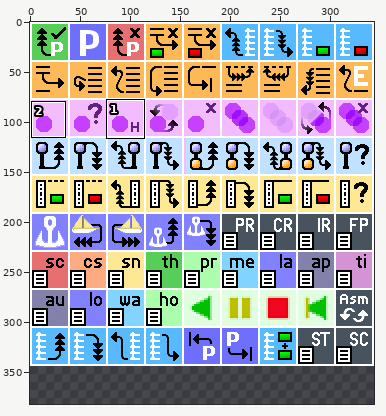
Edited in one commit: sprite sheet (vvm/core/vdebug/graphics/vdebug_icons.png). Above: a wide view before the commit, with the close-up outlined.
Close-up. The starting point:
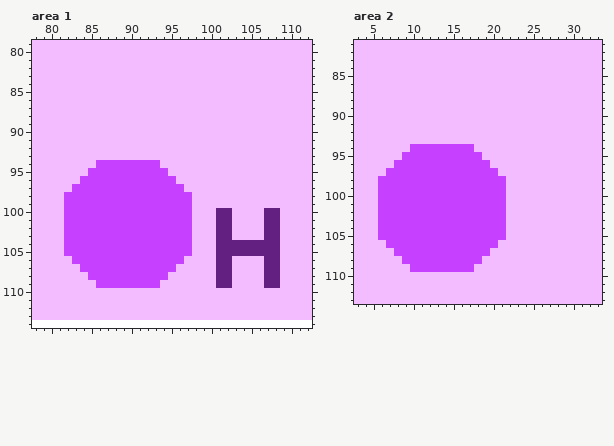
The file is 344x344 pixels. Colours within 5 levels of each other are drawn and written as one. Shown: area 1: x 78..112, y 79..114; area 2: x 3..33, y 81..113. The old version is drawn lined up with the new one, on the new canvas. The commit also changed other parts of the picture, which this record leaves out.
New version:
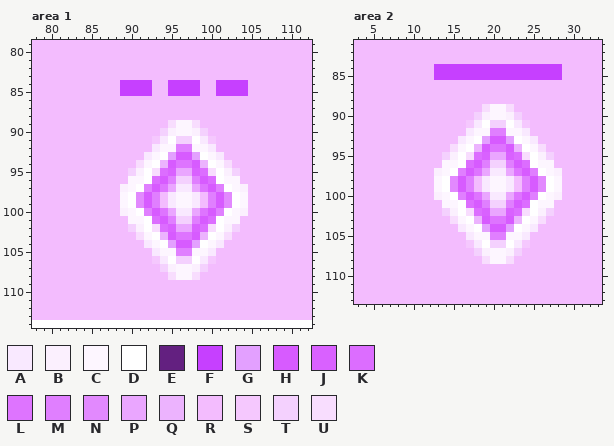
Palette (. is transparent): A #f9e9ff  B #fbf0fe  C #fdf6ff  D #ffffff  E #632080  F #c640ff  G #e3a0ff  H #d75bff  J #d961ff  K #dc6dff  L #de74ff  M #e07fff  N #e289fe  P #eaa6ff  Q #ecb3fe  R #f3bcfe  S #f5c8fe  T #f4d1fe  U #f8ddfe
From old to new:
canvas 344x344 -> 344x382
Area 1:
y 84..85: x 89..92 RRRR -> FFFF; x 95..98 RRRR -> FFFF; x 101..104 RRRR -> FFFF
y 89: x 95..98 RRRR -> UCCU
y 90: x 94..99 RRRRRR -> TBCCBT
y 91: x 93..100 RRRRRRRR -> SADTTDAS
y 92: x 93..100 RRRRRRRR -> ACCMMCCA
y 93: x 92..101 RRRRRRRRRR -> ACDGHHGDCA
y 94: x 86..102 FFFFFFFFRRRRRRRRR -> RRRRRUCDQHLLHQDCU
y 95: x 85..103 FFFFFFFFFFRRRRRRRRR -> RRRRRTBDUKJPPJKUDBT
y 96: x 84..103 FFFFFFFFFFFFRRRRRRRR -> RRRRRRCCDKHMTTMHKDCC
y 97: x 83..104 FFFFFFFFFFFFFFRRRRRRRR -> RRRRRRBCDMHLPAAPLHMDCB
y 98..99: x 82..98 FFFFFFFFFFFFFFFFR -> RRRRRRRCDNHMRACCA; x 100..104 RRRRR -> MHNDC
y 100: x 82..104 FFFFFFFFFFFFFFFFRRREERR -> RRRRRRRBCDMHLPAAPLHMDCB; x 107..108 EE -> RR
y 101: x 82..103 FFFFFFFFFFFFFFFFRRREER -> RRRRRRRRCCDKHMTTMHKDCC; x 107..108 EE -> RR
y 102: x 82..103 FFFFFFFFFFFFFFFFRRREER -> RRRRRRRRTBDUKJPPJKUDBT; x 107..108 EE -> RR
y 103: x 82..102 FFFFFFFFFFFFFFFFRRREE -> RRRRRRRRRUCDQHLLHQDCU; x 107..108 EE -> RR
y 104: x 82..108 FFFFFFFFFFFFFFFFRRREEEEEEEE -> RRRRRRRRRRACDGHHGDCARRRRRRR
y 105: x 82..108 FFFFFFFFFFFFFFFFRRREEEEEEEE -> RRRRRRRRRRRACCMMCCARRRRRRRR
y 106: x 83..102 FFFFFFFFFFFFFFRRRREE -> RRRRRRRRRRSADTTDASRR; x 107..108 EE -> RR
y 107: x 84..99 FFFFFFFFFFFFRRRR -> RRRRRRRRRRTBCCBT; x 101..102 EE -> RR; x 107..108 EE -> RR
y 108: x 85..98 FFFFFFFFFFRRRR -> RRRRRRRRRRUCCU; x 101..102 EE -> RR; x 107..108 EE -> RR
y 109: x 86..93 FFFFFFFF -> RRRRRRRR; x 101..102 EE -> RR; x 107..108 EE -> RR
Area 2:
y 84..85: x 13..28 RRRRRRRRRRRRRRRR -> FFFFFFFFFFFFFFFF
y 89: x 19..22 RRRR -> UCCU
y 90: x 18..23 RRRRRR -> TBCCBT
y 91: x 17..24 RRRRRRRR -> SADTTDAS
y 92: x 17..24 RRRRRRRR -> ACCMMCCA
y 93: x 16..25 RRRRRRRRRR -> ACDGHHGDCA
y 94: x 10..26 FFFFFFFFRRRRRRRRR -> RRRRRUCDQHLLHQDCU
y 95: x 9..27 FFFFFFFFFFRRRRRRRRR -> RRRRRTBDUKJPPJKUDBT
y 96: x 8..27 FFFFFFFFFFFFRRRRRRRR -> RRRRRRCCDKHMTTMHKDCC
y 97: x 7..28 FFFFFFFFFFFFFFRRRRRRRR -> RRRRRRBCDMHLPAAPLHMDCB
y 98..99: x 6..22 FFFFFFFFFFFFFFFFR -> RRRRRRRCDNHMRACCA; x 24..28 RRRRR -> MHNDC
y 100: x 6..28 FFFFFFFFFFFFFFFFRRRRRRR -> RRRRRRRBCDMHLPAAPLHMDCB
y 101: x 6..27 FFFFFFFFFFFFFFFFRRRRRR -> RRRRRRRRCCDKHMTTMHKDCC
y 102: x 6..27 FFFFFFFFFFFFFFFFRRRRRR -> RRRRRRRRTBDUKJPPJKUDBT
y 103: x 6..26 FFFFFFFFFFFFFFFFRRRRR -> RRRRRRRRRUCDQHLLHQDCU
y 104: x 6..25 FFFFFFFFFFFFFFFFRRRR -> RRRRRRRRRRACDGHHGDCA
y 105: x 6..24 FFFFFFFFFFFFFFFFRRR -> RRRRRRRRRRRACCMMCCA
y 106: x 7..24 FFFFFFFFFFFFFFRRRR -> RRRRRRRRRRSADTTDAS
y 107: x 8..23 FFFFFFFFFFFFRRRR -> RRRRRRRRRRTBCCBT
y 108: x 9..22 FFFFFFFFFFRRRR -> RRRRRRRRRRUCCU
y 109: x 10..17 FFFFFFFF -> RRRRRRRR
Boxes around the changes in both close-ups, in picture pixels (x1, y1, x2, y2):
changed: (64, 80, 280, 288)
changed: (378, 64, 562, 272)
